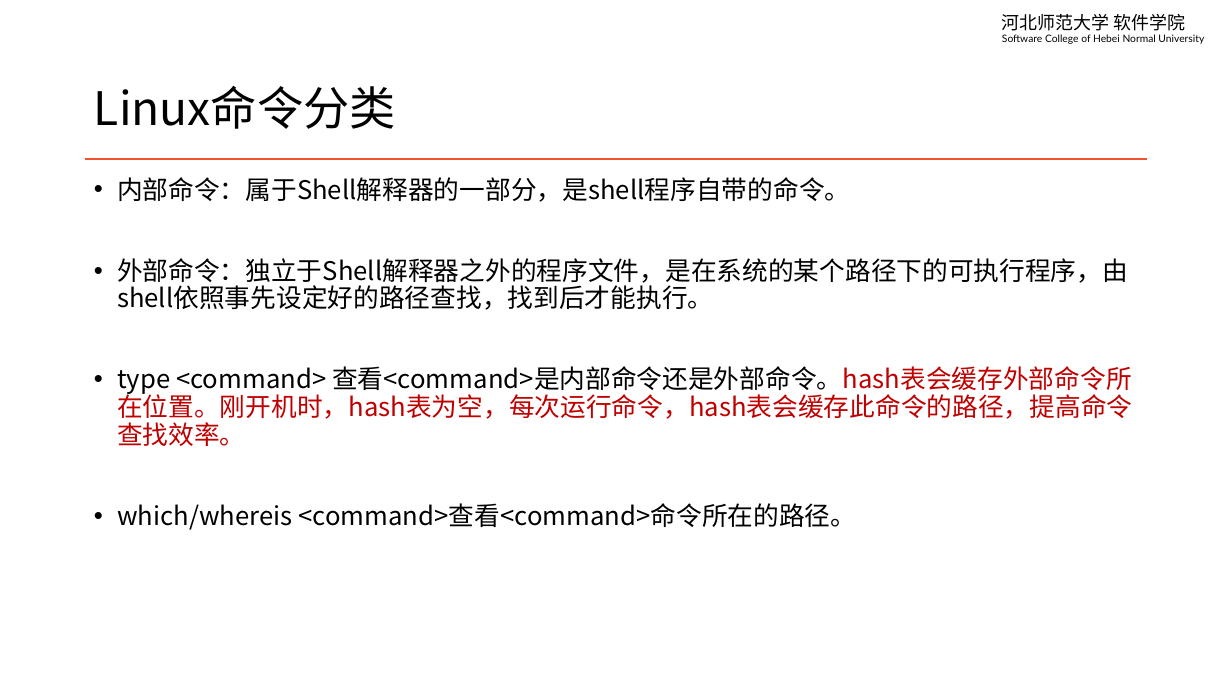
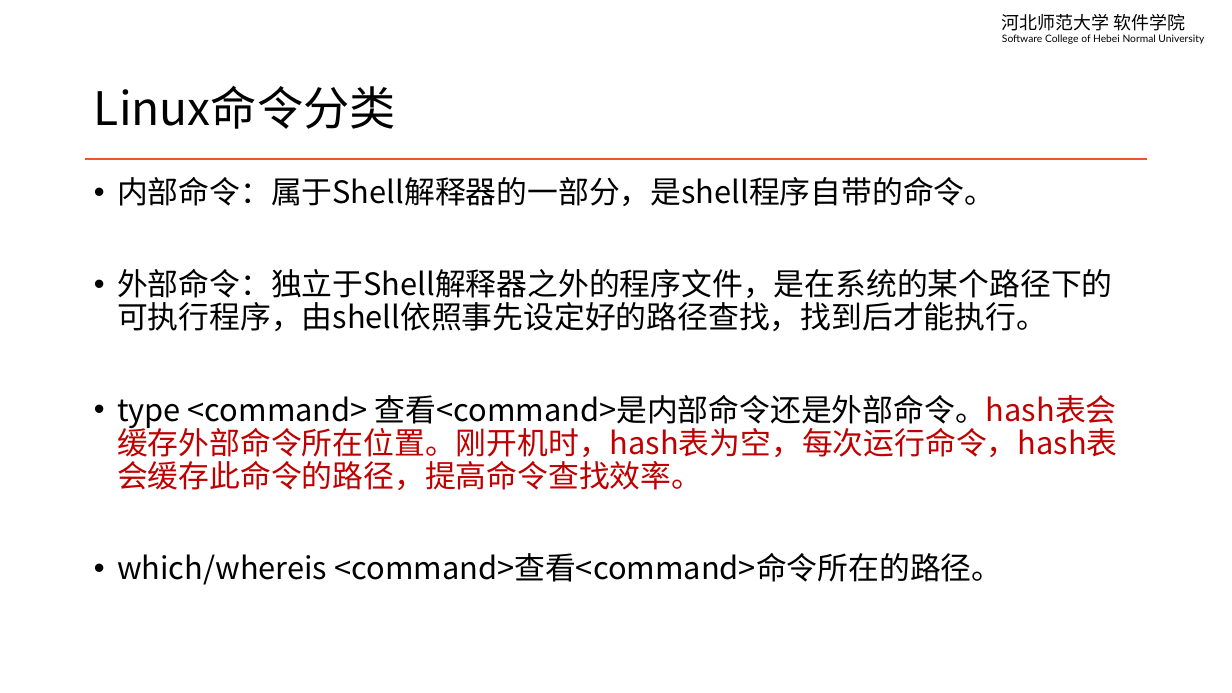
Before and after one commit to edu2act/course-linux-system, a slide deck: slide 5 of materials/slides/ch03-terminal-and-basic.pptx. Drawn at 1232x693 pixels with LibreOffice and Linux fonts; fonts in the diff are those of the drawing. Boxes give left, top, right and bottom in pixels: in the first picture for what was removed or moved away, otherwise in the second. Text is boxed around its words. In the diff, an @@ line names an element or a change of style, - is before the commit and + after.

```diff
--- a/materials/slides/ch03-terminal-and-basic.pptx
+++ b/materials/slides/ch03-terminal-and-basic.pptx
@@ text "内部命令：属于Shell解释器的一部分，是shell程序自带的命令。" at (x1=117, y1=177, x2=1118, y2=585): size 20 to 24 pt @@
```
Also in this commit, not shown: 9 other slides changed, 2 slides added, 5 other files.
